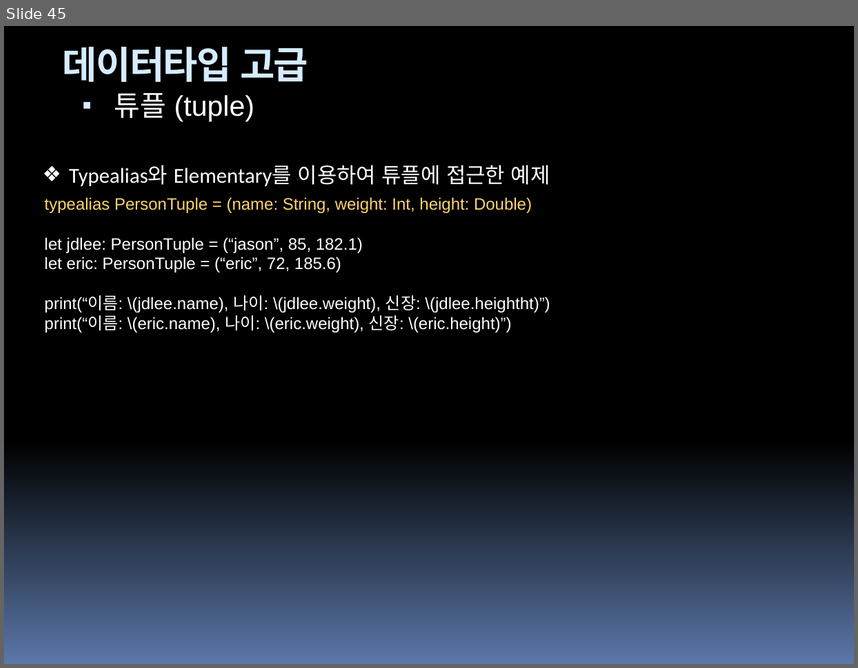
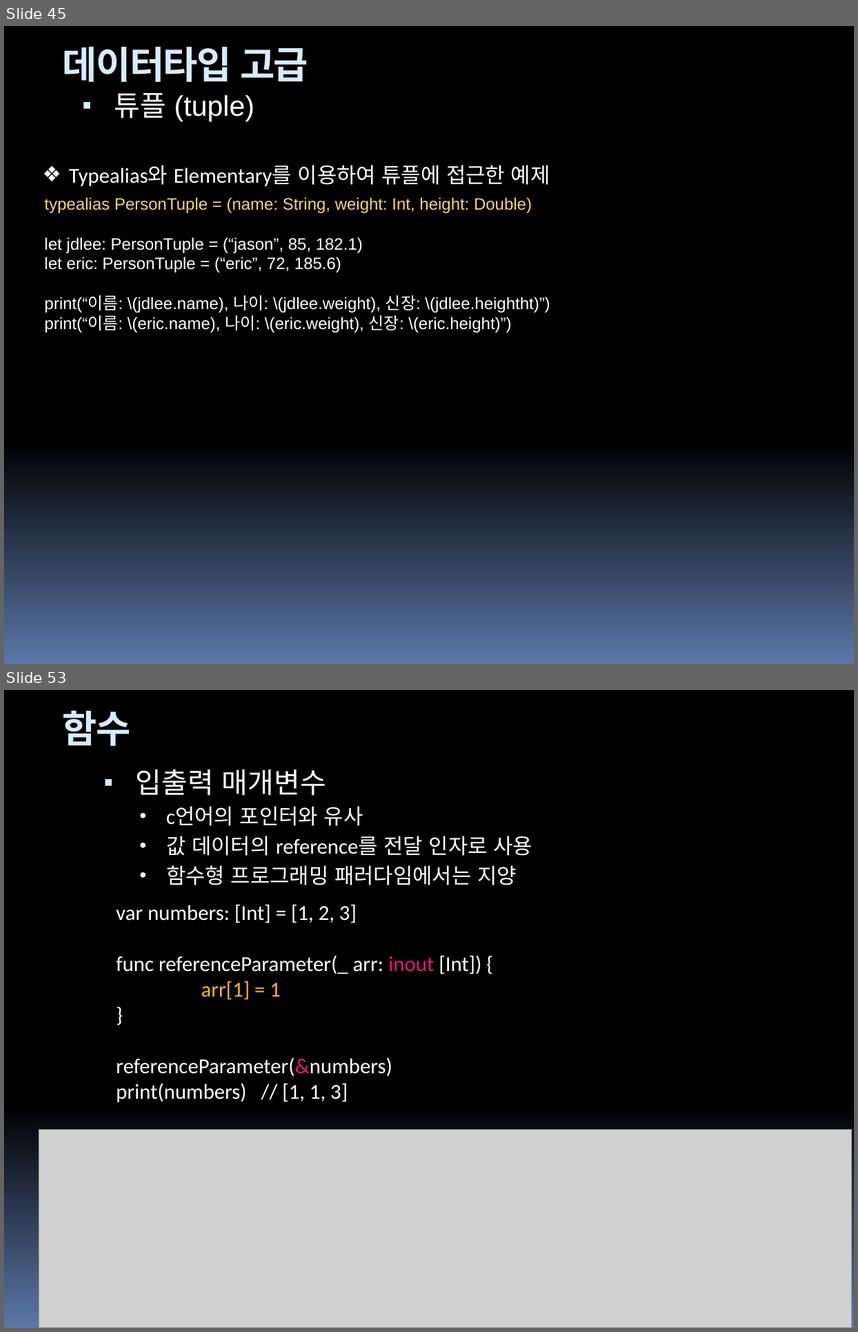
Before and after one commit to hounga13/helloSwift, a slide deck: Swift세미나자료.pptx. Shown one above the other, each under a label of ours: slide 45 before the commit, slides 45 and 53 after it; the slides between them are not shown. The pictures are 858x668 and 858x1332 pixels, drawn with LibreOffice and Linux fonts; fonts in the diff are those of the drawing; grey boxes stand for pictures. Boxes give left, top, right and bottom in pixels: in the first picture for what was removed or moved away, otherwise in the second. Text is boxed around its words. In the diff, an @@ line names an element or a change of style, - is before the commit and + after.

```diff
--- a/Swift세미나자료.pptx
+++ b/Swift세미나자료.pptx
@@ slide 53 added at (4, 690, 854, 1328), background gradient #000000 to #5B77A8 @@
@@ title added at (63, 710, 131, 746), 32 pt, text #D6ECFF, bold @@
+함수
@@ rectangle added at (25, 753, 25, 787), fill #000000 @@
@@ rectangle added at (27, 753, 27, 787), fill #000000 @@
@@ rectangle added at (29, 753, 31, 787), fill #000000 @@
@@ rectangle added at (33, 753, 37, 787), fill #000000 @@
@@ text added at (136, 769, 533, 885), 18 pt, text #FFFFFF @@
+▪ 입출력 매개변수
+  • c언어의 포인터와 유사
+  • 값 데이터의 reference를 전달 인자로 사용
+  • 함수형 프로그래밍 패러다임에서는 지양
@@ text added at (116, 904, 481, 1102), 18 pt, text #FFFFFF @@
+var numbers: [Int] = [1, 2, 3]
+func referenceParameter(_ arr: inout [Int]) {
+arr[1] = 1
+}
+referenceParameter(&numbers)
+print(numbers) // [1, 1, 3]
@@ picture added at (39, 1130, 851, 1328) @@
```
Also in this commit, not shown: 32 slides changed, 11 other slides added, 1 other file.
